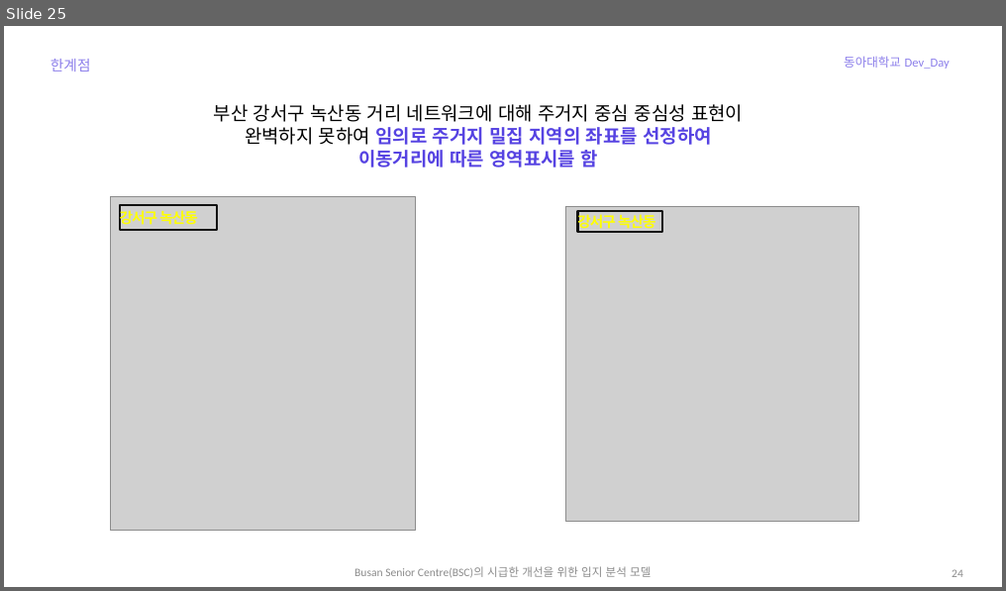
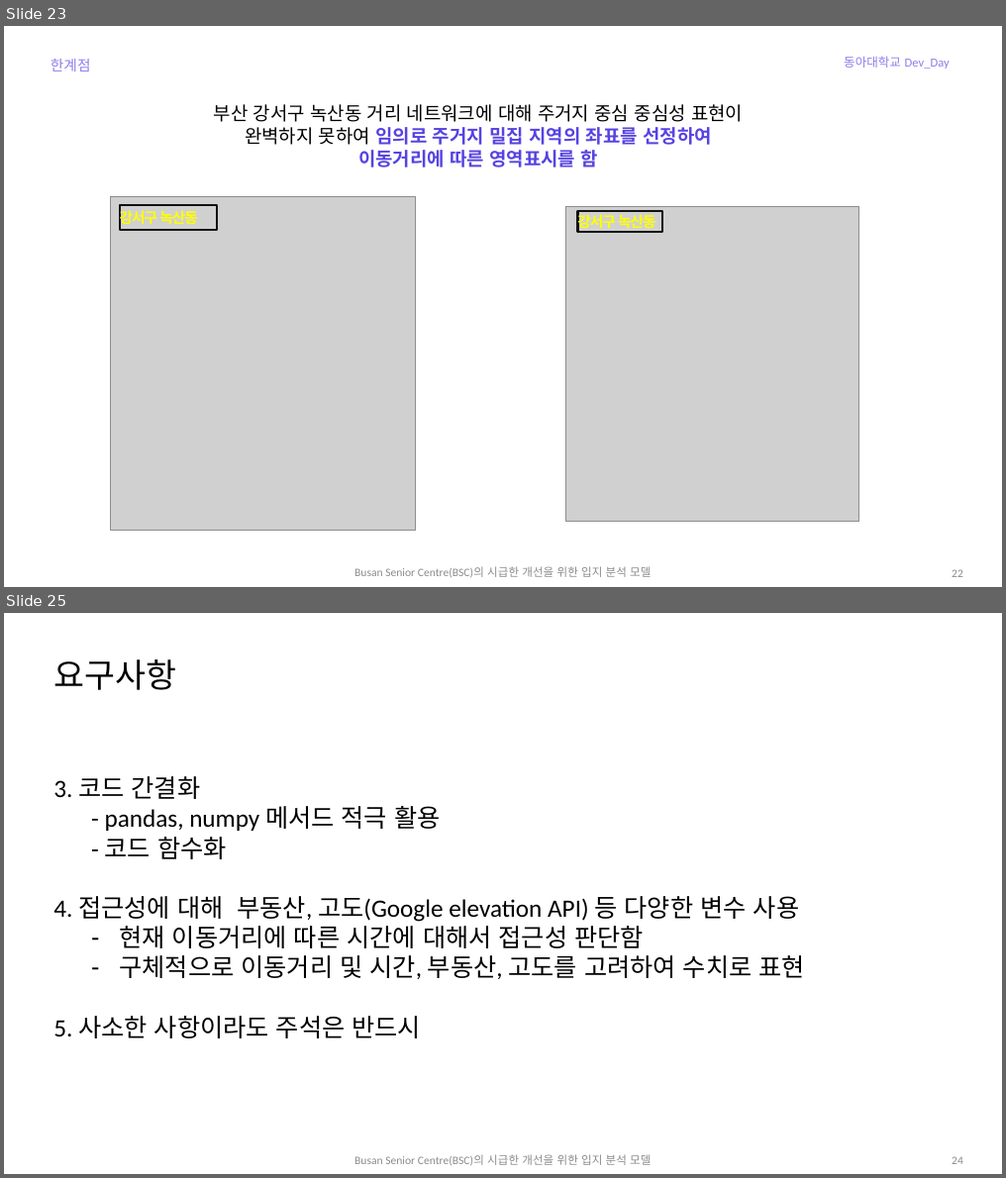
Before and after one commit to jhparkland/Data_Analytics_for_Age_friendly_busan, a slide deck: PPT/Busan_Senior_Center(BSC)의_시급한_개선을_위한_입지_분석_모델_발표.pptx. Shown one above the other, each under a label of ours: slide 25 before the commit, slides 23 and 25 after it; the slides between them are not shown. The pictures are 1006x591 and 1006x1178 pixels, drawn with LibreOffice and Linux fonts; fonts in the diff are those of the drawing; grey boxes stand for pictures. Boxes give left, top, right and bottom in pixels: in the first picture for what was removed or moved away, otherwise in the second. Text is boxed around its words. In the diff, an @@ line names an element or a change of style, - is before the commit and + after.

```diff
--- a/PPT/Busan_Senior_Center(BSC)의_시급한_개선을_위한_입지_분석_모델_발표.pptx
+++ b/PPT/Busan_Senior_Center(BSC)의_시급한_개선을_위한_입지_분석_모델_발표.pptx
@@ slide 25 added at [4,613,1002,1174], background #FFFFFF @@
@@ title added at [54,660,176,690], 32 pt, text #000000 @@
+요구사항
@@ text added at [54,776,805,1039], 24 pt, text #000000 @@
+3. 코드 간결화
+  - pandas, numpy 메서드 적극 활용
+  - 코드 함수화
+4. 접근성에 대해 부동산, 고도(Google elevation API) 등 다양한 변수 사용
+  – 현재 이동거리에 따른 시간에 대해서 접근성 판단함
+  – 구체적으로 이동거리 및 시간, 부동산, 고도를 고려하여 수치로 표현
+5. 사소한 사항이라도 주석은 반드시
@@ text added at [354,1155,650,1166], 11 pt, text #8C8C8C @@
+Busan Senior Centre(BSC)의 시급한 개선을 위한 입지 분석 모델
@@ page number added at [951,1157,963,1164], 11 pt, text #8C8C8C @@
+24
@@ what was slide 25 is now slide 23 @@
@@ page number at [951,570,963,577]: text changed @@
-24
+22
```
Also in this commit, not shown: 1 slide changed, 3 other slides added, 3 slides removed.
